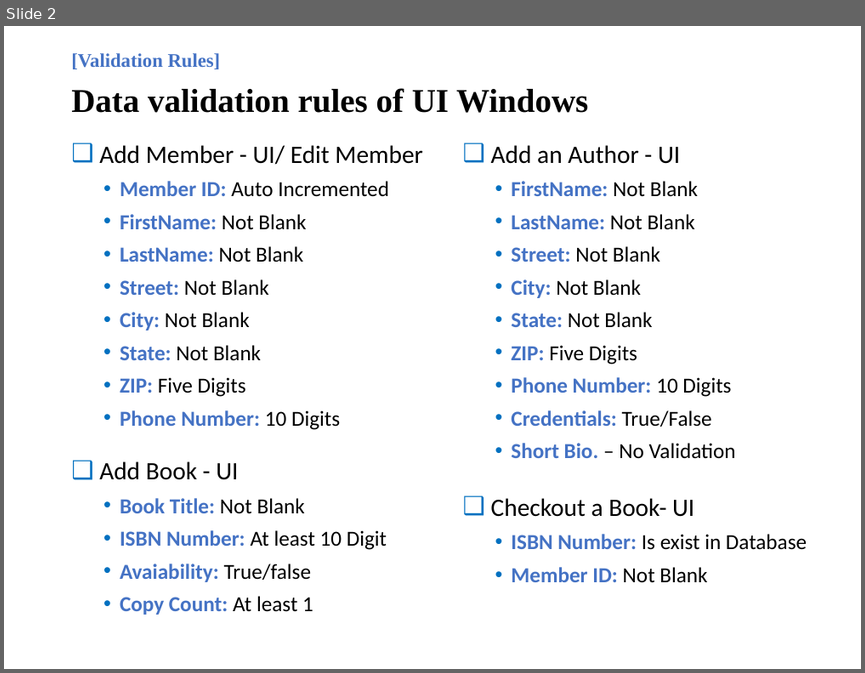
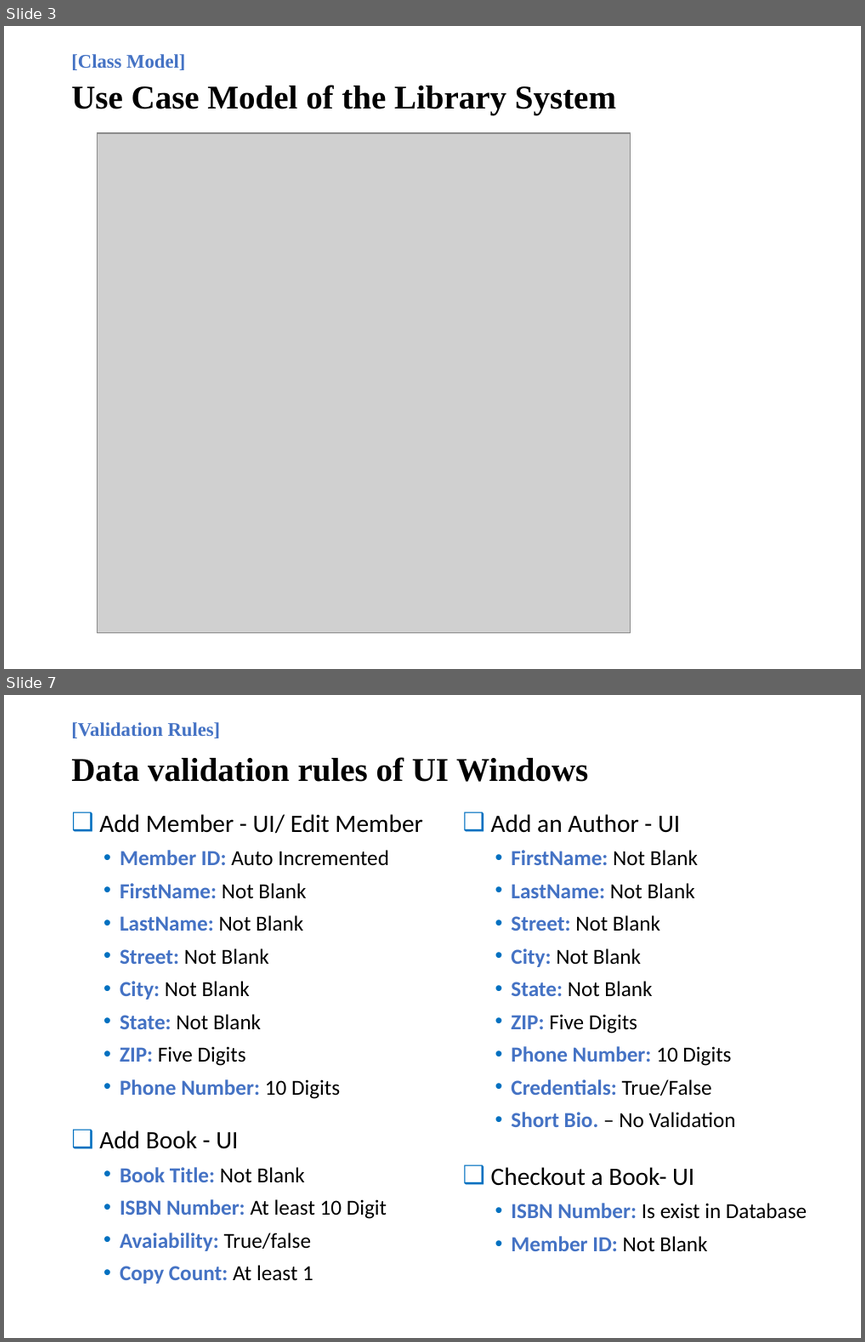
Before and after one commit to vijay9711/MPP_Project, a slide deck: doc/Presentation File.pptx. Shown one above the other, each under a label of ours: slide 2 before the commit, slides 3 and 7 after it; the slides between them are not shown. The pictures are 865x673 and 865x1342 pixels, drawn with LibreOffice and Linux fonts; fonts in the diff are those of the drawing; grey boxes stand for pictures. Boxes give left, top, right and bottom in pixels: in the first picture for what was removed or moved away, otherwise in the second. Text is boxed around its words. In the diff, an @@ line names an element or a change of style, - is before the commit and + after.

```diff
--- a/doc/Presentation File.pptx
+++ b/doc/Presentation File.pptx
@@ slide 3 added at <box>4,26,861,669</box>, background #FFFFFF @@
@@ text added at <box>71,54,616,115</box>, 27.9 pt, text #000000, bold @@
+[Class Model]
+Use Case Model of the Library System
@@ picture added at <box>98,133,630,633</box> @@
@@ what was slide 2 is now slide 7 @@
```
Also in this commit, not shown: 2 slides changed, 4 other slides added, 3 other files.
